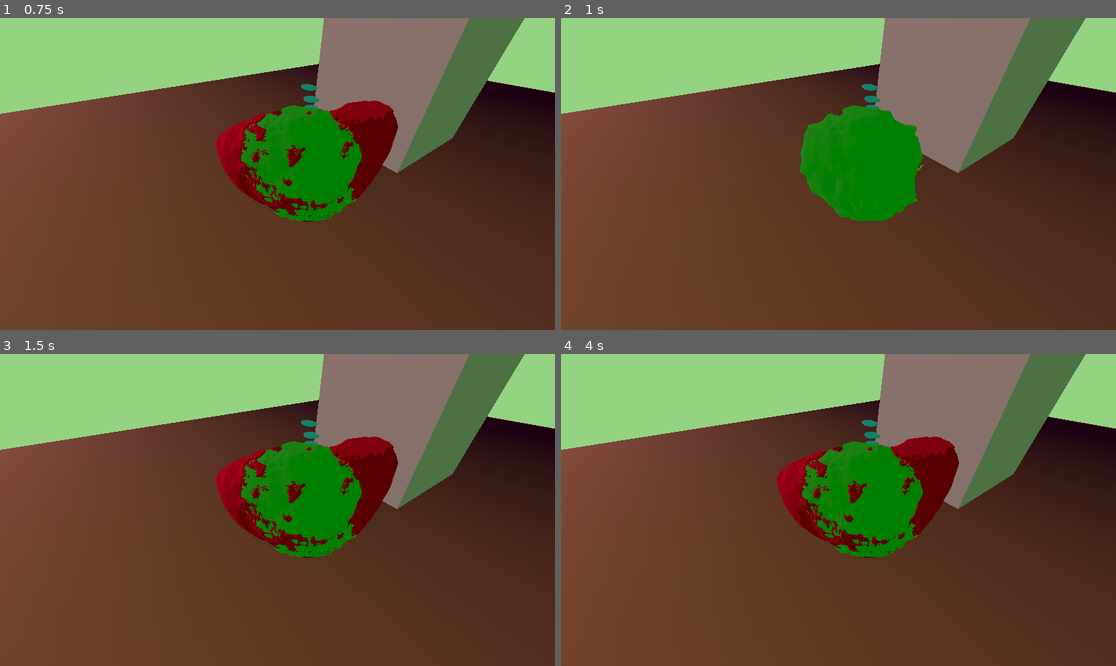
Above: before the commit, frames 1-4 (two rows, left to right).
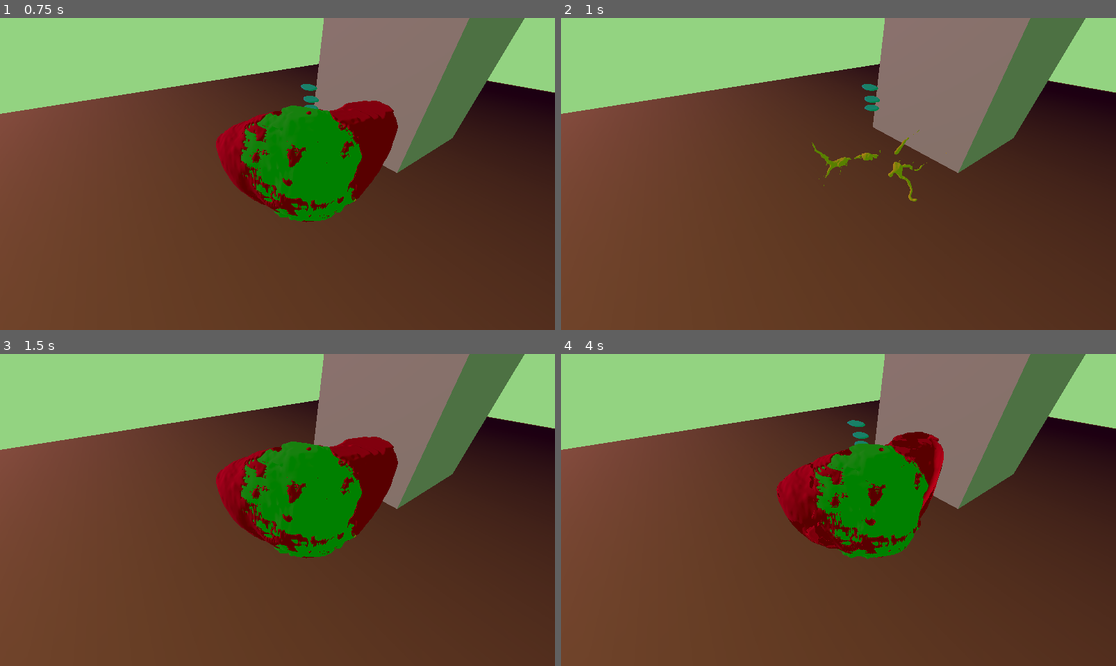
Above: after the commit, the same moments.

Repository: marcelbiezunski/imhotep-vr-biomed
Game: Godot game, scene res://node_3d.tscn
Same seed, same stepped clock (60 frames per second), same inputs: the game is played once before the commit and once after it.
Inputs:
- Up to frame 1 (0.75 s): tap Enter (ui_accept) at 0.5 s; tap L at 0.6 s
- Up to frame 2 (1 s): tap Enter (ui_accept) at 0.77 s; tap M at 0.8 s
- Up to frame 3 (1.5 s): tap Enter (ui_accept) at 1.25 s; hold A from 1.28 s (still down); tap M at 1.35 s
- Up to frame 4 (4 s): tap Enter (ui_accept) at 1.52, 2, 2.75, 3.02, 3.5, 3.77 s; tap V at 1.55, 2.1 s; release A at 2.03 s; tap O at 2.3, 2.85 s; tap Z at 3.05, 3.6 s; hold A from 3.53 s (still down); tap X at 3.8 s

Frame 1 is identical in both runs. In frame 2, 6.3% of the frame differs, in the area x 42-66%, y 28-66%; in frame 3, 0.1%; in frame 4, 4.4%.

Commit message:
debugging all buttons - they work now

Diff:
--- a/godot_vr_app/node_3d.tscn
+++ b/godot_vr_app/node_3d.tscn
@@ -193,7 +193,36 @@
 patient_path = NodePath("../../PatientAnchor/Patient_001")
 
 [node name="LiverButton" parent="MedicalWorkspace/ToolPaletteAnchor/ToolPalette" instance=ExtResource("9_6iypd")]
+transform = Transform3D(1, 0, 0, 0, 1, 0, 0, 0, 1, 0, 2, 0)
 label_text = "Liver On/Off"
+
+[node name="MassButton" parent="MedicalWorkspace/ToolPaletteAnchor/ToolPalette" instance=ExtResource("9_6iypd")]
+transform = Transform3D(1, 0, 0, 0, 1, 0, 0, 0, 1, 0, 1.8, 0)
+label_text = "Mass On/Off"
+
+[node name="PortalVeinButton" parent="MedicalWorkspace/ToolPaletteAnchor/ToolPalette" instance=ExtResource("9_6iypd")]
+transform = Transform3D(1, 0, 0, 0, 1, 0, 0, 0, 1, 0, 1.6, 0)
+label_text = "PortalVeinButton"
+
+[node name="AortaButton" parent="MedicalWorkspace/ToolPaletteAnchor/ToolPalette" instance=ExtResource("9_6iypd")]
+transform = Transform3D(1, 0, 0, 0, 1, 0, 0, 0, 1, 0, 1.4, 0)
+label_text = "AortaButton"
+
+[node name="OpacityButton" parent="MedicalWorkspace/ToolPaletteAnchor/ToolPalette" instance=ExtResource("9_6iypd")]
+transform = Transform3D(1, 0, 0, 0, 1, 0, 0, 0, 1, 0, 1.2, 0)
+label_text = "OpacityButton"
+
+[node name="RotateLeftButton" parent="MedicalWorkspace/ToolPaletteAnchor/ToolPalette" instance=ExtResource("9_6iypd")]
+transform = Transform3D(1, 0, 0, 0, 1, 0, 0, 0, 1, 0, 1, 0)
+label_text = "RotateLeft"
+
+[node name="RotateRightButton" parent="MedicalWorkspace/ToolPaletteAnchor/ToolPalette" instance=ExtResource("9_6iypd")]
+transform = Transform3D(1, 0, 0, 0, 1, 0, 0, 0, 1, 0, 0.8, 0)
+label_text = "RotateRight"
+
+[node name="ResetButton" parent="MedicalWorkspace/ToolPaletteAnchor/ToolPalette" instance=ExtResource("9_6iypd")]
+transform = Transform3D(1, 0, 0, 0, 1, 0, 0, 0, 1, 0, 0.6, 0)
+label_text = "RotateReset"
 
 [node name="SliceScreenAnchor" type="Node3D" parent="MedicalWorkspace"]
 
--- a/godot_vr_app/tool_palette.gd
+++ b/godot_vr_app/tool_palette.gd
@@ -3,18 +3,76 @@
 @export var patient_path: NodePath
 
 @onready var patient: Node = get_node(patient_path)
+
 @onready var liver_button = $LiverButton
+@onready var mass_button = $MassButton
+@onready var portal_vein_button = $PortalVeinButton
+@onready var aorta_button = $AortaButton
+@onready var opacity_button = $OpacityButton
+@onready var rotate_left_button = $RotateLeftButton
+@onready var rotate_right_button = $RotateRightButton
+@onready var reset_button = $ResetButton
 
 
 func _ready() -> void:
     liver_button.pressed.connect(_on_liver_button_pressed)
+    mass_button.pressed.connect(_on_mass_button_pressed)
+    portal_vein_button.pressed.connect(_on_portal_vein_button_pressed)
+    aorta_button.pressed.connect(_on_aorta_button_pressed)
+    opacity_button.pressed.connect(_on_opacity_button_pressed)
+    rotate_left_button.pressed.connect(_on_rotate_left_button_pressed)
+    rotate_right_button.pressed.connect(_on_rotate_right_button_pressed)
+    reset_button.pressed.connect(_on_reset_button_pressed)
 
 
 func _on_liver_button_pressed() -> void:
-    print("Liver button calls patient.toggle_liver()")
     patient.toggle_liver()
+
+
+func _on_mass_button_pressed() -> void:
+    patient.toggle_mass()
+
+
+func _on_portal_vein_button_pressed() -> void:
+    patient.toggle_portal_vein()
+
+
+func _on_aorta_button_pressed() -> void:
+    patient.toggle_abdominal_aorta()
+
+
+func _on_opacity_button_pressed() -> void:
+    patient.cycle_liver_opacity()
+
+
+func _on_rotate_left_button_pressed() -> void:
+    patient.rotate_left()
+
+
+func _on_rotate_right_button_pressed() -> void:
+    patient.rotate_right()
+
+
+func _on_reset_button_pressed() -> void:
+    patient.reset_view()
+
 
 func _unhandled_input(event: InputEvent) -> void:
     if event is InputEventKey and event.pressed:
-        if event.keycode == KEY_L:
-            liver_button.press()
+        match event.keycode:
+            KEY_L:
+                liver_button.press()
+            KEY_M:
+                mass_button.press()
+            KEY_V:
+                portal_vein_button.press()
+            KEY_A:
+                aorta_button.press()
+            KEY_O:
+                opacity_button.press()
+            KEY_Z:
+                rotate_left_button.press()
+            KEY_X:
+                rotate_right_button.press()
+            KEY_T:
+                reset_button.press()
